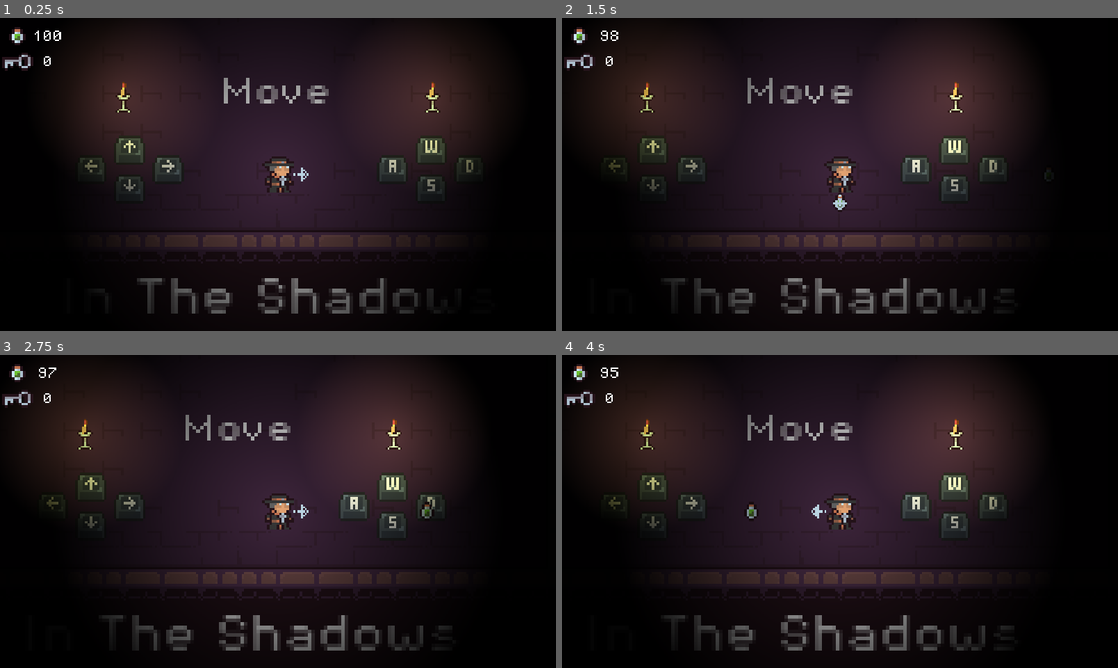
Above: before the commit, frames 1-4 (two rows, left to right).
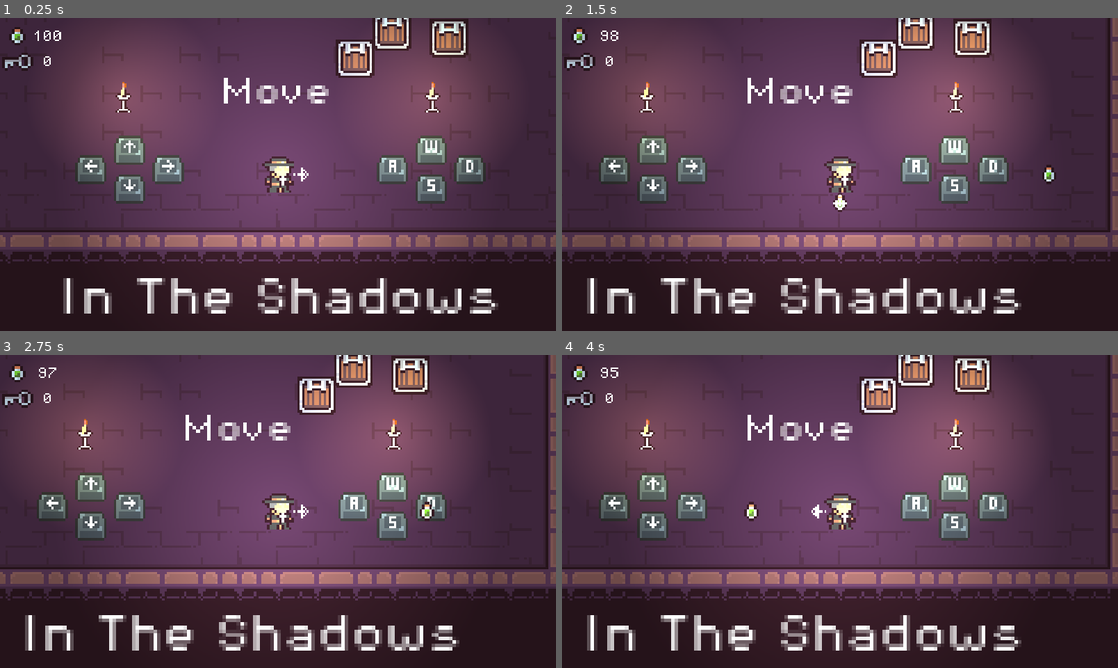
Above: after the commit, the same moments.

Repository: jmedina21/Pirate-Software-Jam-Jun-2024
Game: Godot game, scene res://Scenes/menu.tscn
Two runs of this game, one before a commit and one after it. Both use one fixed random seed, a clock stepped at 60 frames per second and the inputs below. Sound files missing from this copy of the repository are replaced by a short silence.
Inputs:
- Up to frame 1 (0.25 s): no input
- Up to frame 2 (1.5 s): hold D (right) 0.53-1.28 s; tap Space (action) at 0.6, 1.35 s; hold S (down) from 1.28 s (still down)
- Up to frame 3 (2.75 s): release S (down) at 2.03 s; hold D (right) from 2.03 s (still down); tap Space (action) at 2.1 s
- Up to frame 4 (4 s): release D (right) at 2.78 s; hold Up (up) 2.78-3.53 s; tap Space (action) at 2.85, 3.6 s; hold A (left) from 3.53 s (still down)

The runs differ from the first frame. In frame 1, 99% of the frame differs, in the area x 0-100%, y 0-100%; in frame 2, 99%; in frame 3, 99%; in frame 4, 99%.

Commit message:
using load file instead of packed scene

Diff:
--- a/Scenes/level_1.tscn
+++ b/Scenes/level_1.tscn
@@ -8,7 +8,6 @@
 [ext_resource type="PackedScene" uid="uid://b7ojnactafjho" path="res://Scenes/vertical_doors.tscn" id="5_4ywrj"]
 [ext_resource type="Script" path="res://Scripts/GameManager.gd" id="6_82rxr"]
 [ext_resource type="PackedScene" uid="uid://b0ameeoim0f41" path="res://Scenes/hatch.tscn" id="7_a1dmb"]
-[ext_resource type="PackedScene" uid="uid://daf2ire6i74ww" path="res://Scenes/level_2.tscn" id="8_22kqc"]
 [ext_resource type="PackedScene" uid="uid://dlxqqa47bl6ms" path="res://Scenes/ligths/side_torch.tscn" id="10_cxv82"]
 
 [node name="Level 1" type="Node2D"]
@@ -47,12 +46,13 @@
 
 [node name="hatch" parent="." instance=ExtResource("7_a1dmb")]
 position = Vector2(-120, 8)
-target_scene = ExtResource("8_22kqc")
+target_scene = "res://Scenes/level_2.tscn"
 
 [node name="Necromancer" parent="." instance=ExtResource("3_cpyn6")]
 position = Vector2(-120, 8)
 
 [node name="DirectionalLight2D" type="DirectionalLight2D" parent="."]
+visible = false
 color = Color(1, 1, 1, 0.980392)
 blend_mode = 1
 
--- a/Scenes/level_2.tscn
+++ b/Scenes/level_2.tscn
@@ -10,7 +10,6 @@
 [ext_resource type="PackedScene" uid="uid://cnsvgd1l4lwx2" path="res://Scenes/skelly_vert.tscn" id="6_2qtrb"]
 [ext_resource type="PackedScene" uid="uid://xea8ftlsofur" path="res://Scenes/flying_skull.tscn" id="7_e3a4x"]
 [ext_resource type="PackedScene" uid="uid://b0ameeoim0f41" path="res://Scenes/hatch.tscn" id="9_8kqmo"]
-[ext_resource type="PackedScene" uid="uid://bwr2isnay6srp" path="res://Scenes/level_3.tscn" id="11_ks4ph"]
 [ext_resource type="PackedScene" uid="uid://b582up7vy0rj3" path="res://Scenes/ligths/front_torch.tscn" id="12_piali"]
 [ext_resource type="PackedScene" uid="uid://dlxqqa47bl6ms" path="res://Scenes/ligths/side_torch.tscn" id="13_c4yly"]
 
@@ -38,6 +37,10 @@
 [node name="Camera2D" type="Camera2D" parent="Player"]
 zoom = Vector2(5, 5)
 
+[node name="hatch" parent="." instance=ExtResource("9_8kqmo")]
+position = Vector2(184, 552)
+target_scene = "res://Scenes/level_3.tscn"
+
 [node name="Necromancer" parent="." instance=ExtResource("3_f1e0p")]
 position = Vector2(184, 552)
 
@@ -59,14 +62,11 @@
 [node name="FlyingSkull" parent="." groups=["Enemies"] instance=ExtResource("7_e3a4x")]
 position = Vector2(304, 512)
 
-[node name="hatch" parent="." instance=ExtResource("9_8kqmo")]
-position = Vector2(184, 552)
-target_scene = ExtResource("11_ks4ph")
-
 [node name="front torch" parent="." instance=ExtResource("12_piali")]
 position = Vector2(328, 297)
 
 [node name="DirectionalLight2D" type="DirectionalLight2D" parent="."]
+visible = false
 color = Color(1, 1, 1, 0.980392)
 blend_mode = 1
 
--- a/Scenes/level_3.tscn
+++ b/Scenes/level_3.tscn
@@ -6,7 +6,6 @@
 [ext_resource type="PackedScene" uid="uid://cibviepf0dui6" path="res://Scenes/ui.tscn" id="2_mjnei"]
 [ext_resource type="PackedScene" uid="uid://m4pv74wn7lav" path="res://Scenes/skelly.tscn" id="3_66l17"]
 [ext_resource type="PackedScene" uid="uid://xea8ftlsofur" path="res://Scenes/flying_skull.tscn" id="6_cf41v"]
-[ext_resource type="PackedScene" uid="uid://y8waomvvi01t" path="res://Scenes/menu.tscn" id="6_j12yt"]
 [ext_resource type="PackedScene" uid="uid://cnsvgd1l4lwx2" path="res://Scenes/skelly_vert.tscn" id="7_anqof"]
 [ext_resource type="PackedScene" uid="uid://d2nsjiihjwir2" path="res://Scenes/necromancer.tscn" id="8_l64uo"]
 [ext_resource type="PackedScene" uid="uid://b0ameeoim0f41" path="res://Scenes/hatch.tscn" id="9_loqnh"]
@@ -38,7 +37,7 @@
 
 [node name="hatch" parent="." instance=ExtResource("9_loqnh")]
 position = Vector2(208, -40)
-target_scene = ExtResource("6_j12yt")
+target_scene = "res://Scenes/menu.tscn"
 
 [node name="Skelly" parent="." instance=ExtResource("3_66l17")]
 position = Vector2(40, 96)
--- a/Scenes/menu.tscn
+++ b/Scenes/menu.tscn
@@ -6,10 +6,7 @@
 [ext_resource type="FontFile" uid="uid://b8ry0jiln3p1s" path="res://Assets/Fonts/PixelOperator8.ttf" id="4_hle5c"]
 [ext_resource type="Texture2D" uid="uid://4mvelbv7yxne" path="res://Assets/Keyboard Letters and Symbols.png" id="5_du3w1"]
 [ext_resource type="Texture2D" uid="uid://d4d5xfy02tle2" path="res://Assets/Keyboard Extras.png" id="6_qfb60"]
-[ext_resource type="PackedScene" uid="uid://b1ti3ijw23ck0" path="res://Scenes/level_1.tscn" id="8_8dxpk"]
-[ext_resource type="PackedScene" uid="uid://daf2ire6i74ww" path="res://Scenes/level_2.tscn" id="9_fnpgr"]
 [ext_resource type="PackedScene" uid="uid://cibviepf0dui6" path="res://Scenes/ui.tscn" id="10_216vk"]
-[ext_resource type="PackedScene" uid="uid://bwr2isnay6srp" path="res://Scenes/level_3.tscn" id="10_oofe1"]
 [ext_resource type="PackedScene" uid="uid://c7rcg2ahj4nm8" path="res://Scenes/ligths/candel.tscn" id="11_sohja"]
 
 [sub_resource type="TileSetAtlasSource" id="TileSetAtlasSource_ap7p6"]
@@ -596,37 +593,8 @@
 theme_override_fonts/font = ExtResource("4_hle5c")
 text = "In The Shadows"
 
-[node name="hatch1" parent="." instance=ExtResource("2_qlkti")]
-position = Vector2(-64, -136)
-target_scene = ExtResource("8_8dxpk")
-
-[node name="hatch2" parent="." instance=ExtResource("2_qlkti")]
-position = Vector2(0, -136)
-target_scene = ExtResource("9_fnpgr")
-
-[node name="hatch3" parent="." instance=ExtResource("2_qlkti")]
-position = Vector2(56, -136)
-target_scene = ExtResource("10_oofe1")
-
-[node name="3" type="Label" parent="hatch3"]
-anchors_preset = 8
-anchor_left = 0.5
-anchor_top = 0.5
-anchor_right = 0.5
-anchor_bottom = 0.5
-offset_left = -4.0
-offset_top = -21.0
-offset_right = 3.0
-offset_bottom = -13.0
-grow_horizontal = 2
-grow_vertical = 2
-theme_override_fonts/font = ExtResource("4_hle5c")
-theme_override_font_sizes/font_size = 8
-text = "3"
-horizontal_alignment = 1
-vertical_alignment = 1
-
 [node name="DirectionalLight2D" type="DirectionalLight2D" parent="."]
+visible = false
 color = Color(1, 1, 1, 0.980392)
 blend_mode = 1
 
@@ -635,3 +603,15 @@
 
 [node name="candel2" parent="." instance=ExtResource("11_sohja")]
 position = Vector2(64, 8)
+
+[node name="hatch" parent="." instance=ExtResource("2_qlkti")]
+position = Vector2(32, -8)
+target_scene = "res://Scenes/level_1.tscn"
+
+[node name="hatch2" parent="." instance=ExtResource("2_qlkti")]
+position = Vector2(47.2073, -19.2074)
+target_scene = "res://Scenes/level_2.tscn"
+
+[node name="hatch3" parent="." instance=ExtResource("2_qlkti")]
+position = Vector2(70.8073, -16.4074)
+target_scene = "res://Scenes/level_3.tscn"
--- a/Scripts/hatch.gd
+++ b/Scripts/hatch.gd
@@ -1,6 +1,6 @@
 extends Area2D
 
-@export var target_scene: PackedScene
+@export var target_scene: String
 @onready var animation_player = $AnimationPlayer
 @onready var color_rect = $CanvasLayer/ColorRect
 
@@ -9,4 +9,4 @@
 		animation_player.play("fade_out")
 
 func _on_animation_player_animation_finished(anim_name):
-		get_tree().change_scene_to_packed(target_scene)
+		get_tree().change_scene_to_file(target_scene)
Not shown: 1 places in Scenes/level_1.tscn that only renumber resources
Not shown: 1 places in Scenes/level_2.tscn that only renumber resources
Not shown: 1 places in Scenes/level_3.tscn that only renumber resources
Not shown: 1 places in Scenes/menu.tscn that only renumber resources
